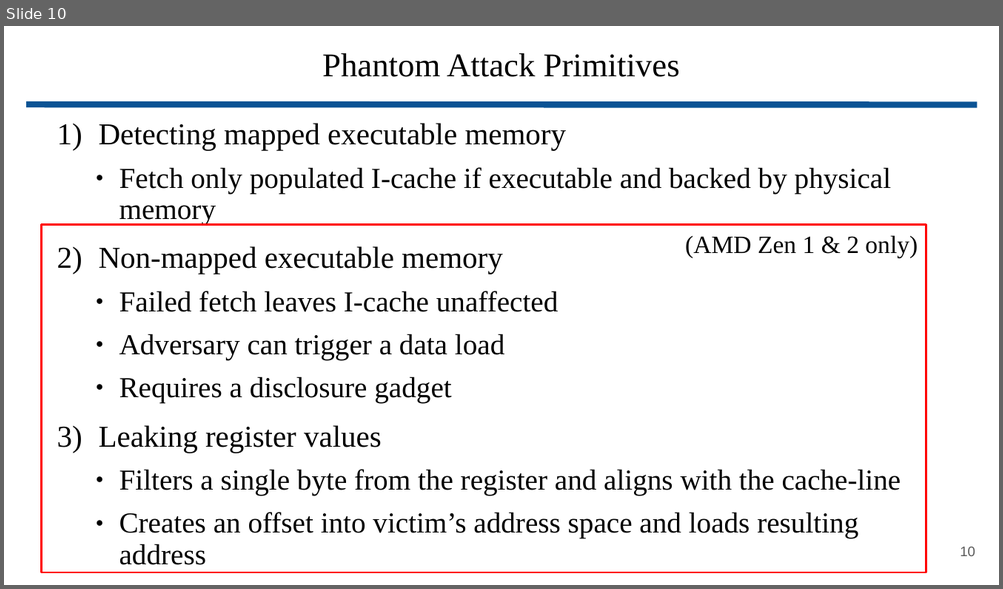
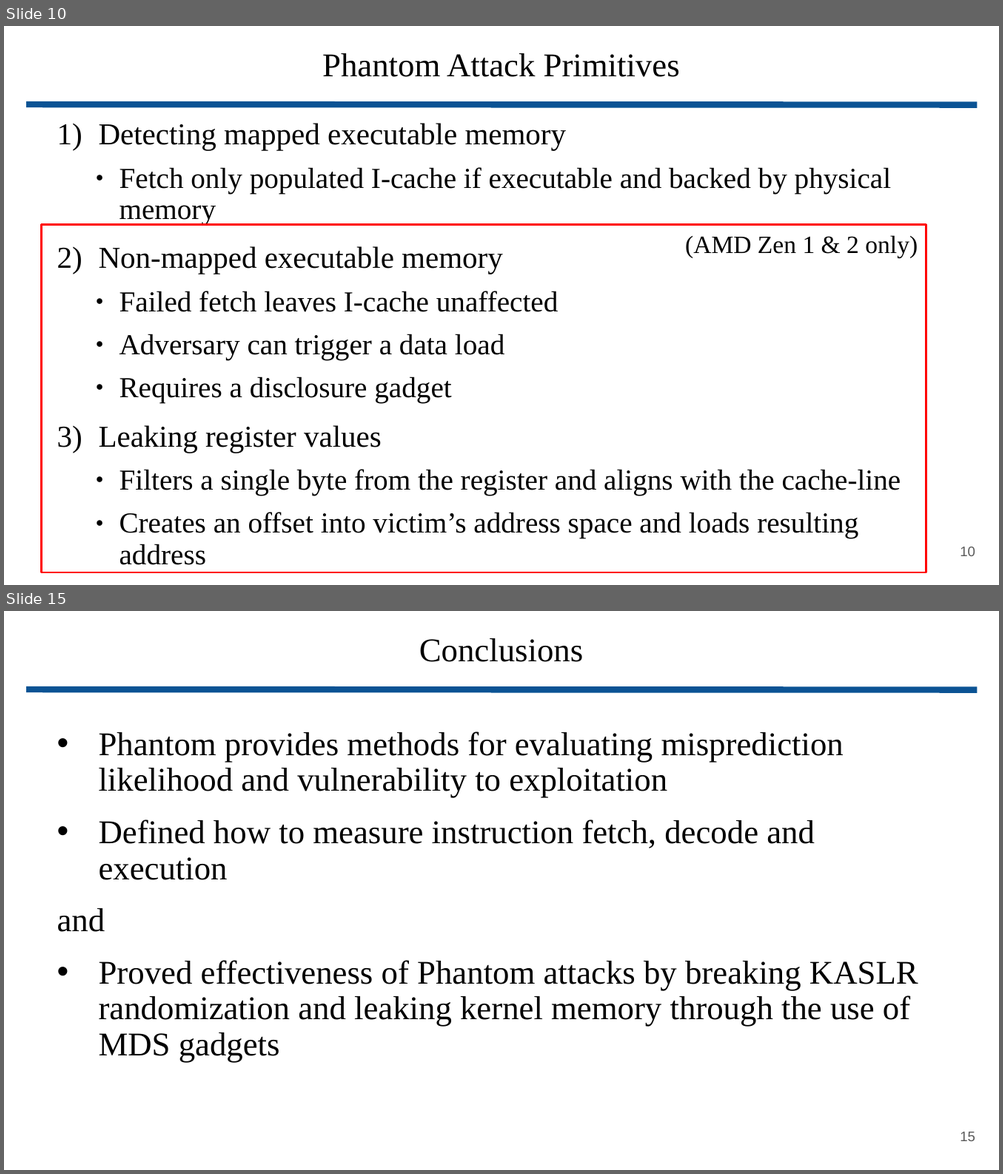
Before and after one commit to wbuz24/grad-research, a slide deck: presentations/Phantom.pptx. Shown one above the other, each under a label of ours: slide 10 before the commit, slides 10 and 15 after it; the slides between them are not shown. The pictures are 1003x589 and 1003x1174 pixels, drawn with LibreOffice and Linux fonts; fonts in the diff are those of the drawing. Boxes give left, top, right and bottom in pixels: in the first picture for what was removed or moved away, otherwise in the second. Text is boxed around its words. In the diff, an @@ line names an element or a change of style, - is before the commit and + after.

Commit message:
Phantom save

```diff
--- a/presentations/Phantom.pptx
+++ b/presentations/Phantom.pptx
@@ slide 15 added at box(4, 611, 999, 1170), background #FFFFFF @@
@@ title added at box(419, 638, 583, 662), 24 pt, text #000000 @@
+Conclusions
@@ line added from (26, 689) to (976, 689), #0B5394 4.51 pt @@
@@ text added at box(57, 732, 918, 1062), 24 pt, text #000000 @@
+• Phantom provides methods for evaluating misprediction likelihood and vulnerability to exploitation
+• Defined how to measure instruction fetch, decode and execution
+and
+• Proved effectiveness of Phantom attacks by breaking KASLR randomization and leaking kernel memory through the use of MDS gadgets
@@ page number added at box(959, 1132, 975, 1142), 10 pt, text #595959 @@
+15
```
Also in this commit, not shown: 5 slides changed, 4 other slides added, 5 slides removed.
